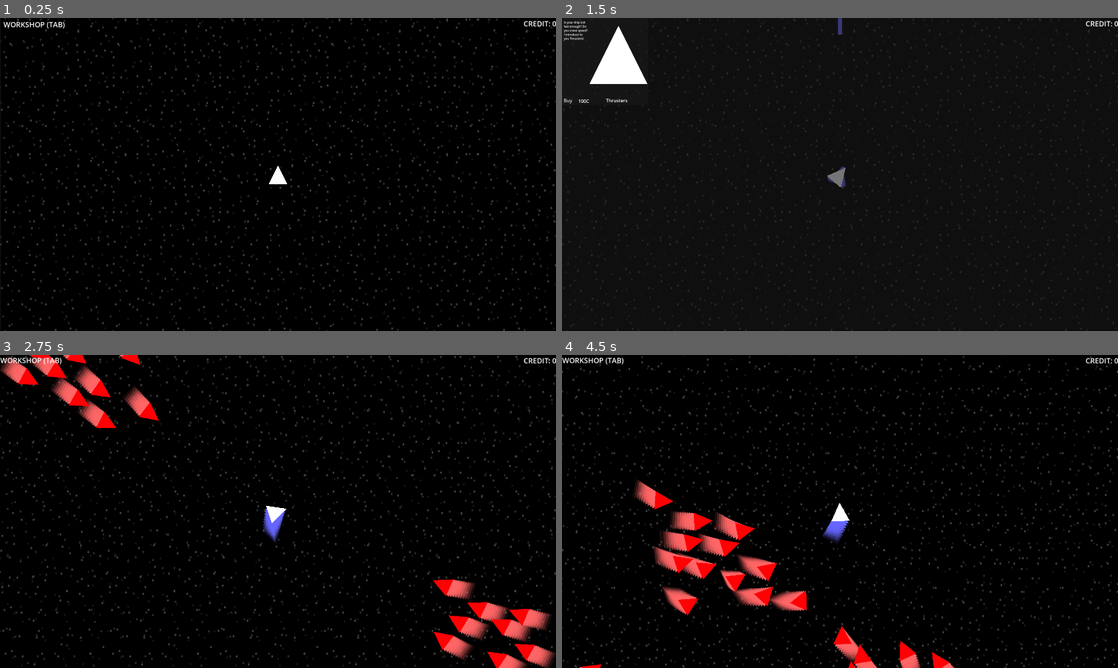
Above: before the commit, frames 1-4 (two rows, left to right).
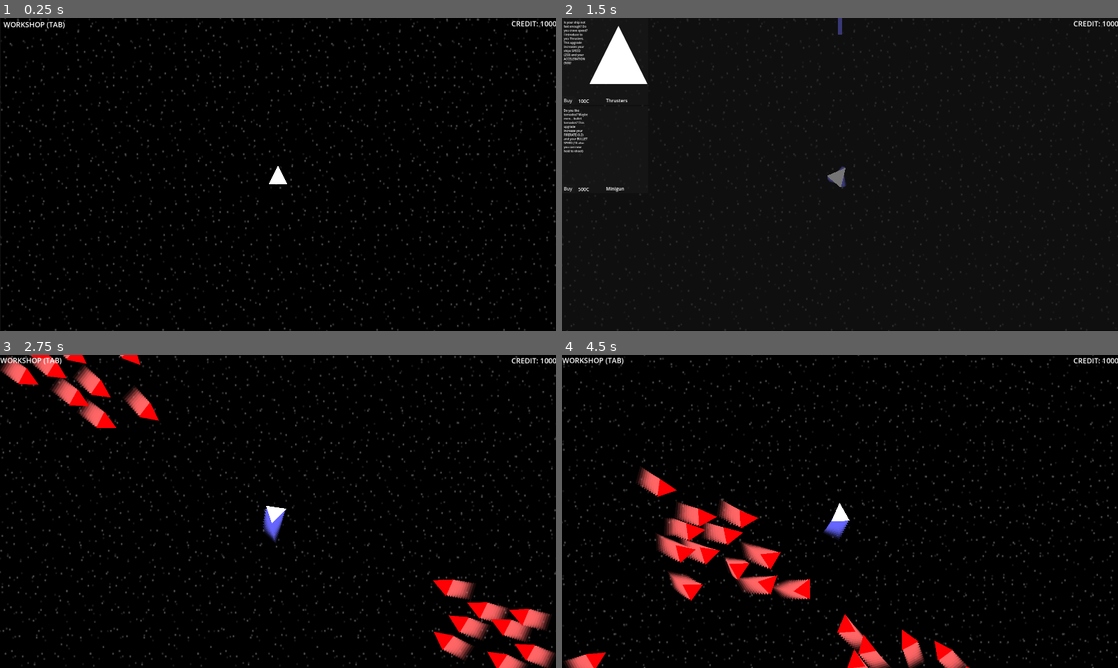
Above: after the commit, the same moments.

Repository: trevormhighfill/Spaceship-game
Game: Godot game, scene res://main.tscn
The game is run twice, just before and just after one commit, with the same random seed, the same clock (stepped at 60 frames per second) and the same inputs.
Inputs (mouse positions are in pixels of both pictures, inside the frame that each line leads up to):
- Up to frame 1 (0.25 s): no input
- Up to frame 2 (1.5 s): tap Enter (fire) at 0.5, 1.35 s; move the mouse to (962, 158) at 0.52 s; hold D (rotate_right) 0.53-1.28 s; hold Enter (fire) 0.53-1.28 s; tap Tab (workshop) at 0.77 s; move the mouse to (728, 190) at 1.27 s; hold A (rotate_left) from 1.28 s (still down)
- Up to frame 3 (2.75 s): tap Tab (workshop) at 1.52 s; move the mouse to (333, 442) at 2.02 s; release A (rotate_left) at 2.03 s; hold D (rotate_right) from 2.03 s (still down); hold W (foward) from 2.03 s (still down); tap Enter (fire) at 2.3 s
- Up to frame 4 (4.5 s): move the mouse to (812, 574) at 2.77 s; release W (foward) at 2.78 s; tap Enter (fire) at 2.85 s; tap Tab (workshop) at 3.02, 3.77 s; move the mouse to (1006, 558) at 3.52 s; release D (rotate_right) at 3.53 s; hold Enter (fire) 3.53-4.28 s; hold A (rotate_left) from 3.53 s (still down); move the mouse to (673, 464) at 4.27 s; tap W (foward) at 4.35 s

The runs differ from the first frame. In frame 1, 0.1% of the frame differs, in the area x 92-100%, y 0-3%; in frame 2, 0.5%; in frame 3, 0.1%; in frame 4, 12%, in the area x 0-100%, y 0-100%.

Commit message:
upgrades
you can now buy upgrades that will affect your ship

Diff:
--- a/main.tscn
+++ b/main.tscn
@@ -8,6 +8,7 @@
 [ext_resource type="Resource" uid="uid://7md4o0muo7ps" path="res://resources/upgrades/upgrade_thrusters.tres" id="6_bl6gp"]
 [ext_resource type="PackedScene" uid="uid://b8jf4xd8y4qgi" path="res://workshop_panel.tscn" id="6_u0057"]
 [ext_resource type="Script" path="res://scripts/Credit.gd" id="6_wtk1g"]
+[ext_resource type="Resource" uid="uid://cfy8ijhnq8ial" path="res://resources/upgrades/upgrade_minigun.tres" id="7_a5gnd"]
 
 [sub_resource type="RectangleShape2D" id="RectangleShape2D_t5brw"]
 size = Vector2(316, 317)
@@ -190,6 +191,10 @@
 layout_mode = 2
 upgrade_resource = ExtResource("6_bl6gp")
 
+[node name="Panel2" parent="CanvasLayer/Panel/ScrollContainer/VBoxContainer" instance=ExtResource("6_u0057")]
+layout_mode = 2
+upgrade_resource = ExtResource("7_a5gnd")
+
 [node name="AnimationPlayer" type="AnimationPlayer" parent="CanvasLayer/Panel"]
 reset_on_save = false
 libraries = {
--- a/resources/upgrade.gd
+++ b/resources/upgrade.gd
@@ -5,3 +5,13 @@
 @export var price:int
 @export var description:String
 @export var display:Texture
+@export var effects : Array[float]
+@export var FIRERATE : float
+@export var DAMAGE : float
+@export var BULLET_SPEED : float
+@export var MAX_HEALTH : float
+@export var MAX_SPEED : float
+@export var ANGULAR_SPEED : float
+@export var ACCELERATION : float
+@export var DRAG : float
+@export var hold_to_shoot: bool
--- /dev/null
+++ b/resources/upgrades/upgrade_minigun.tres
@@ -0,0 +1,19 @@
+[gd_resource type="Resource" script_class="upgrade" load_steps=2 format=3 uid="uid://cfy8ijhnq8ial"]
+
+[ext_resource type="Script" path="res://resources/upgrade.gd" id="1_8qvfr"]
+
+[resource]
+script = ExtResource("1_8qvfr")
+name = "Minigun"
+price = 500
+description = "Do you like tornados? Maybe even... bullet tornados? This upgrade increase your FIRERATE (0.3) and your BULLET SPEED (10 also you can now hold to shoot)"
+effects = Array[float]([])
+FIRERATE = -0.2
+DAMAGE = 0.0
+BULLET_SPEED = 10.0
+MAX_HEALTH = 0.0
+MAX_SPEED = 0.0
+ANGULAR_SPEED = 0.0
+ACCELERATION = 0.0
+DRAG = 0.0
+hold_to_shoot = true
--- a/resources/upgrades/upgrade_thrusters.tres
+++ b/resources/upgrades/upgrade_thrusters.tres
@@ -7,5 +7,14 @@
 script = ExtResource("1_obgth")
 name = "Thrusters"
 price = 100
-description = "Is your ship not fast enough? Do you crave speed? I introduce to you Thrusters!"
+description = "Is your ship not fast enough? Do you crave speed? I introduce to you Thrusters. This upgrade increases your ships SPEED (250) and your ACCELERATION (500)!"
 display = ExtResource("1_31clf")
+effects = Array[float]([])
+FIRERATE = 0.0
+DAMAGE = 0.0
+BULLET_SPEED = 0.0
+MAX_HEALTH = 0.0
+MAX_SPEED = 250.0
+ANGULAR_SPEED = 0.0
+ACCELERATION = 500.0
+DRAG = 0.0
--- a/scripts/CharacterBody2D.gd
+++ b/scripts/CharacterBody2D.gd
@@ -3,19 +3,20 @@
 var FIRERATE = 0.3
 var DAMAGE = 50
 var BULLET_SPEED = 60
+var MAX_HEALTH = 100
+var MAX_SPEED = 1500
+var ANGULAR_SPEED = .05
+var ACCELERATION = 1500
+var DRAG = 300
+var hold_to_shoot = false
+#___________________________
 var bullet = preload("res://bullet.tscn")
 var trail = preload("res://ship_visuals.tscn")
 var health = 100
-var max_health = 100
-var MAX_SPEED = 1500
-var ANGULAR_SPEED = .05
-var ACCELERATION = 1500
-var DRAG = 100
 var current_speed = 0.0
 var reload : bool = false
-# Get the gravity from the project settings to be synced with RigidBody nodes.
 var gravity = ProjectSettings.get_setting("physics/2d/default_gravity")
-#var aim = get_global_transform().basis
+var upgrades_active : Array[upgrade]
 
 func hit_with_bullet(damage,team,bullet):
 	remove_from_group("ship")
@@ -30,7 +31,48 @@
 
 
 func _input(event):
-	if event.is_action_pressed("fire") && !reload:
+	if event.is_action_pressed("fire") && !reload && hold_to_shoot == false:
+		$firerate.start()
+		reload = true
+		var instance = bullet.instantiate()
+		instance.position = global_transform.basis_xform(Vector2.UP)*70 + position
+		instance.start_up(DAMAGE,BULLET_SPEED,true)
+		instance.rotation = rotation
+		get_parent().add_child(instance)
+
+func add_upgrade(added_upgrade : upgrade):
+	hold_to_shoot = added_upgrade.hold_to_shoot
+	FIRERATE += added_upgrade.FIRERATE
+	DAMAGE += added_upgrade.DAMAGE
+	BULLET_SPEED += added_upgrade.BULLET_SPEED
+	MAX_HEALTH += added_upgrade.MAX_HEALTH
+	MAX_SPEED += added_upgrade.MAX_SPEED
+	ANGULAR_SPEED += added_upgrade.ANGULAR_SPEED
+	ACCELERATION += added_upgrade.ACCELERATION
+	DRAG += added_upgrade.DRAG
+	$firerate.wait_time = FIRERATE
+	upgrades_active.append(added_upgrade)
+func remove_upgrade(removed_upgrade : upgrade):
+	if check_upgrade(removed_upgrade):
+		hold_to_shoot = !removed_upgrade.hold_to_shoot
+		FIRERATE -= removed_upgrade.FIRERATE
+		DAMAGE -= removed_upgrade.DAMAGE
+		BULLET_SPEED -= removed_upgrade.BULLET_SPEED
+		MAX_HEALTH -= removed_upgrade.MAX_HEALTH
+		MAX_SPEED -= removed_upgrade.MAX_SPEED
+		ANGULAR_SPEED -= removed_upgrade.ANGULAR_SPEED
+		ACCELERATION -= removed_upgrade.ACCELERATION
+		DRAG -= removed_upgrade.DRAG
+		$firerate.wait_time = FIRERATE
+		upgrades_active.erase(upgrades_active.find(removed_upgrade))
+func check_upgrade(checked_upgrade):
+	if upgrades_active.find(checked_upgrade):
+		return true
+	else:
+		return false
+
+func _process(delta):
+	if Input.is_action_pressed("fire") && !reload && hold_to_shoot == true:
 		$firerate.start()
 		reload = true
 		var instance = bullet.instantiate()
--- a/scripts/Credit.gd
+++ b/scripts/Credit.gd
@@ -1,6 +1,9 @@
 extends Label
 
-var credit : int
+@export var credit : int
+
+func _ready():
+	set_credit(1000)
 
 func set_credit(amount: int):
 	credit = amount
--- a/scripts/enemy.gd
+++ b/scripts/enemy.gd
@@ -11,7 +11,7 @@
 var MAX_SPEED = 1000
 var ANGULAR_SPEED = .05
 var ACCELERATION = 1500
-var DRAG = 1000
+var DRAG = 300
 var current_speed = 0.0
 var credit_min = 10
 var credit_max = 15
--- a/scripts/workshop_panel.gd
+++ b/scripts/workshop_panel.gd
@@ -5,9 +5,23 @@
 @onready var display = $display
 @onready var upgrade_name = $name
 @onready var cost = $cost
+@onready var credit = get_parent().get_parent().get_parent().get_parent().get_node("Credit")
+@onready var player = get_parent().get_parent().get_parent().get_parent().get_parent().get_node("main_ship")
 # Called when the node enters the scene tree for the first time.
 func _ready():
 	desc.text = upgrade_resource.description
 	display.texture = upgrade_resource.display
 	upgrade_name.text = upgrade_resource.name
 	cost.text = str(upgrade_resource.price,"C")
+
+
+func upgrade_bought():
+	if credit.credit >= upgrade_resource.price:
+		credit.remove_credit(upgrade_resource.price)
+		print(upgrade_resource)
+		print(upgrade_resource.effects)
+		player.add_upgrade(upgrade_resource)
+		visible = false
+	else:
+		print("too bad")
+	$buy.release_focus()
--- a/workshop_panel.tscn
+++ b/workshop_panel.tscn
@@ -46,3 +46,5 @@
 offset_right = 137.0
 offset_bottom = 301.0
 text = "$$$$$$$$$"
+
+[connection signal="pressed" from="buy" to="." method="upgrade_bought"]
Not shown: 1 places in main.tscn that only renumber resources
